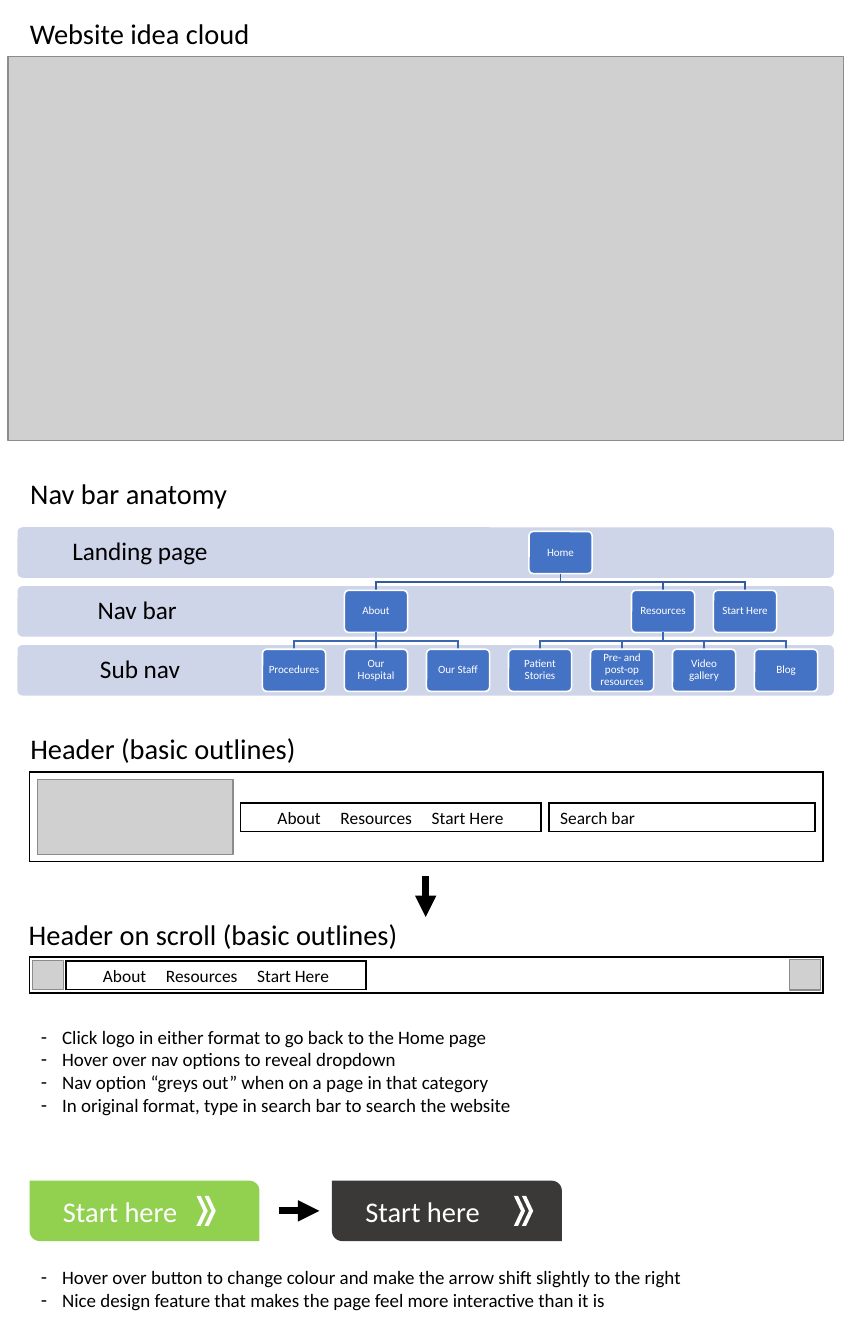
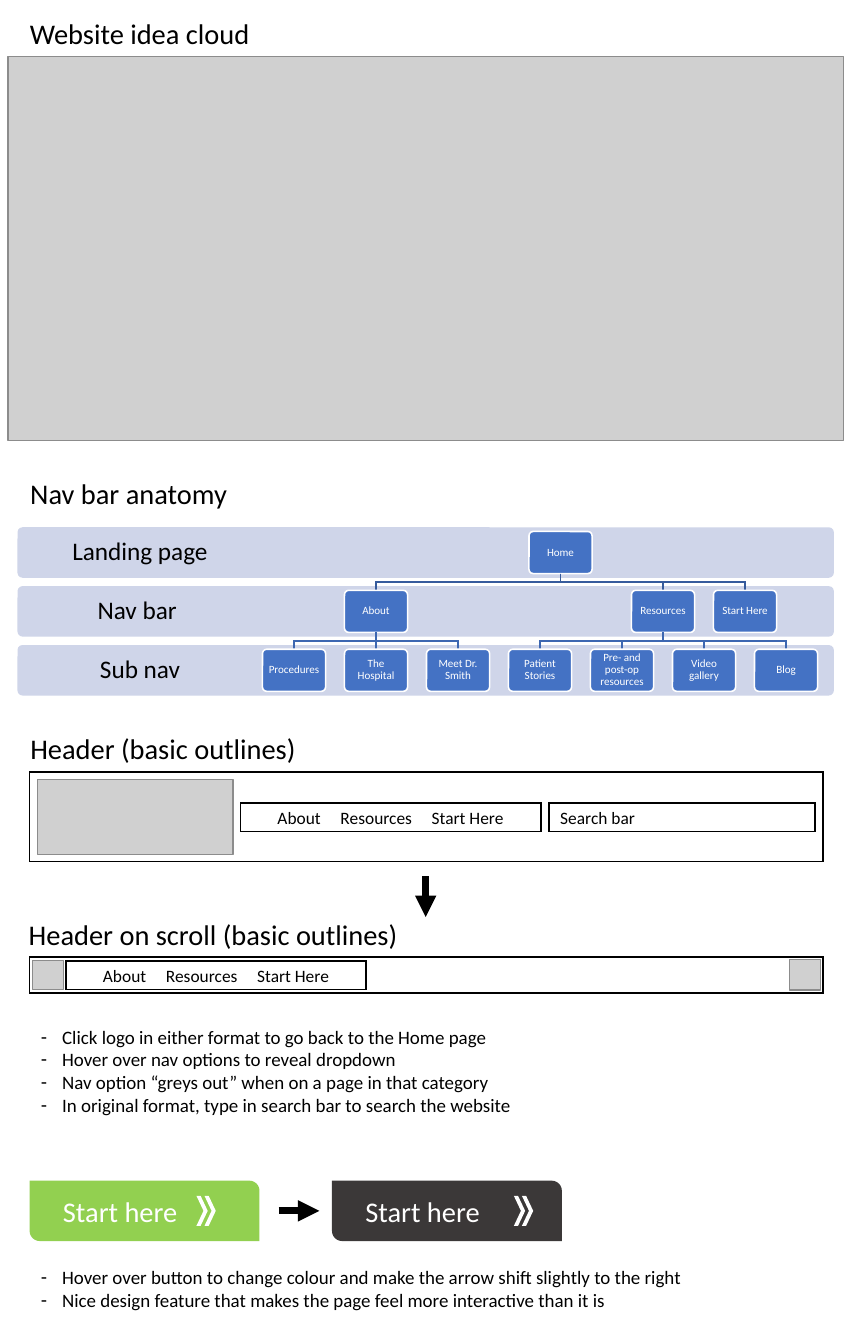
Before and after one commit to audcsm/aos-site, a slide deck: slide 1 of Website Design Tools.pptx. Drawn at 853x1344 pixels with LibreOffice and Linux fonts; fonts in the diff are those of the drawing; grey boxes stand for pictures; background and template pictures are left out. Boxes give left, top, right and bottom in pixels: in the first picture for what was removed or moved away, otherwise in the second. Text is boxed around its words. In the diff, an @@ line names an element or a change of style, - is before the commit and + after.

Commit message:
Designed and created "Meet Dr. Smith" page

```diff
--- a/Website Design Tools.pptx
+++ b/Website Design Tools.pptx
@@ text at (x1=358, y1=659, x2=395, y2=681): text changed @@
-Our Hospital
+The Hospital
@@ text at (x1=439, y1=660, x2=477, y2=679): text changed @@
-Our Staff
+Meet Dr. Smith
```
Also in this commit, not shown: 1 other slide changed, 4 other files.
